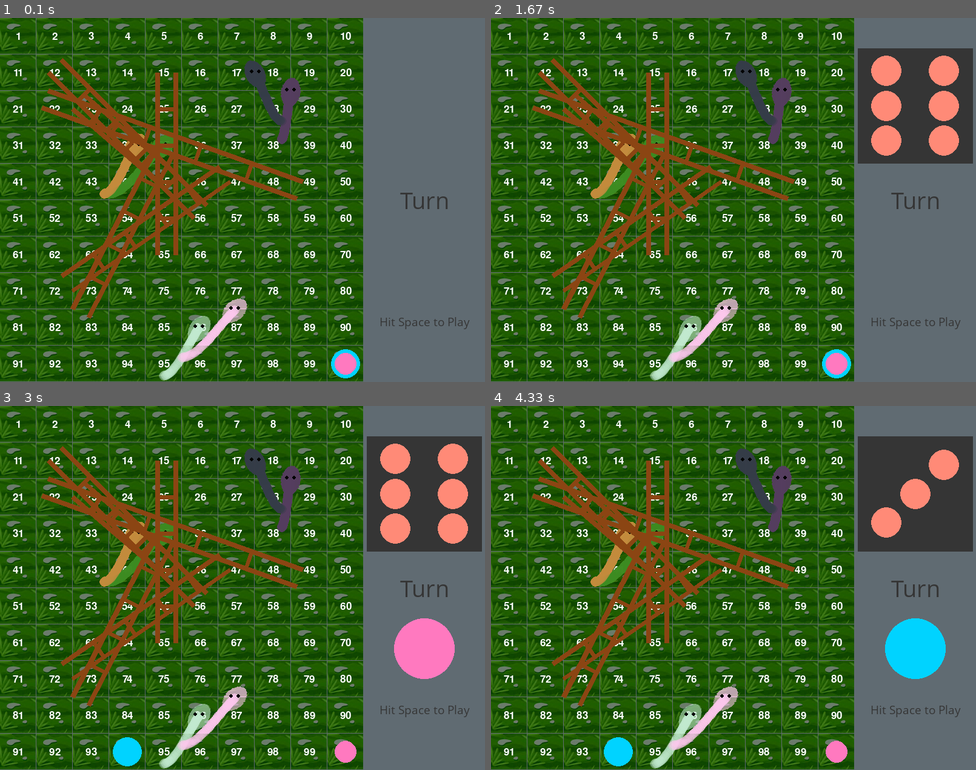
Above: before the commit, frames 1-4 (two rows, left to right).
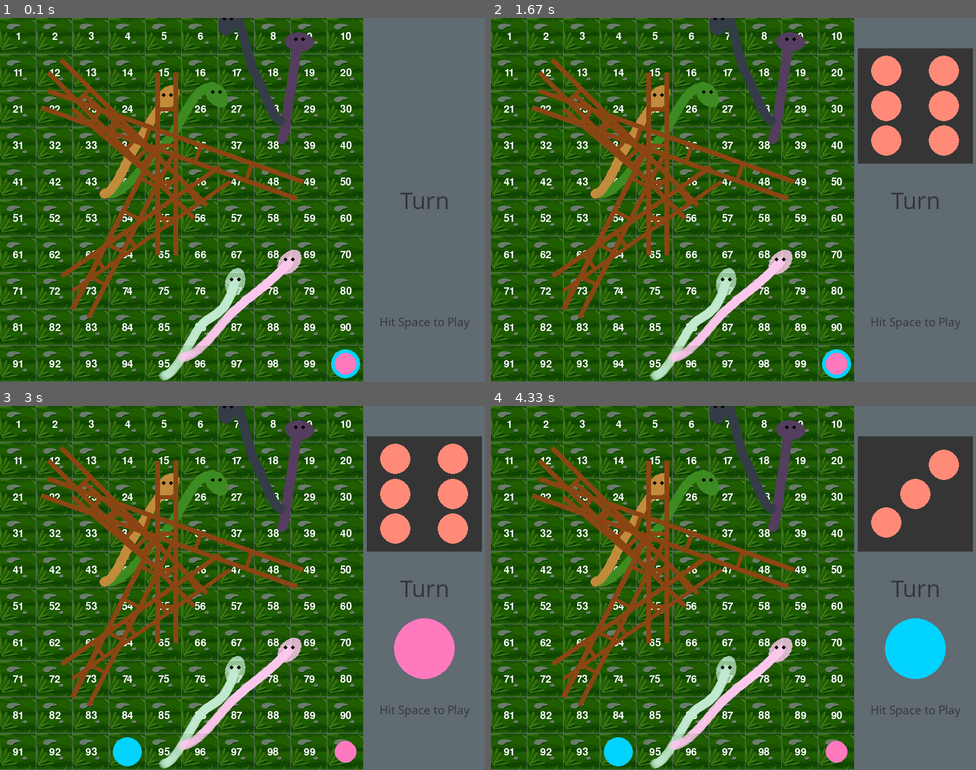
Above: after the commit, the same moments.

Repository: aliflam-meem/write-noun-sentence
Game: pygame game, started from github_snake_ladder/main.py
The game is run twice, just before and just after one commit, with the same random seed, the same clock (stepped at 60 frames per second) and the same inputs.
Inputs:
- Up to frame 1 (0.1 s): no input
- Up to frame 2 (1.67 s): tap Space at 0.33 s
- Up to frame 3 (3 s): no input
- Up to frame 4 (4.33 s): tap Space at 3.3, 3.6, 3.8, 4.2 s

The runs differ from the first frame. In frame 1, 3.0% of the frame differs, in the area x 25-65%, y 0-89%; in frame 2, 3.0%; in frame 3, 3.0%; in frame 4, 3.0%.

Commit message:
Define transparent color

Diff:
--- a/github_snake_ladder/main.py
+++ b/github_snake_ladder/main.py
@@ -229,11 +229,19 @@
         P0, P1, P2, P3 = self.control_points[:4]
         snake_points = self.catmull_rom_spline(P0, P1, P2, P3)
 
-        self.draw_snake_body(screen, snake_points)
+        # Loop through control points and draw the snake segments using curves
+        for i in range(len(self.control_points) - 3):
+            P0, P1, P2, P3 = self.control_points[i], self.control_points[i + 1], self.control_points[i + 2], \
+                             self.control_points[i + 3]
+            snake_points = self.catmull_rom_spline(P0, P1, P2, P3)
+
+            # Draw the snake body by placing circles at interpolated points
+            self.draw_snake_body(screen, snake_points)
+
         self.draw_snake_head(screen, snake_points[-1], snake_points[-2])
 
     def draw_snake_body(self, screen, points):
-        for i, point in enumerate(points):
+        for point in points:
             circle_surface = pygame.Surface((self.body_radius*2, self.body_radius *2), pygame.SRCALPHA)  # Create a surface with alpha
             pygame.draw.circle(circle_surface, self.color,
                                (self.body_radius, self.body_radius), self.body_radius)  # Draw semi-transparent circle
